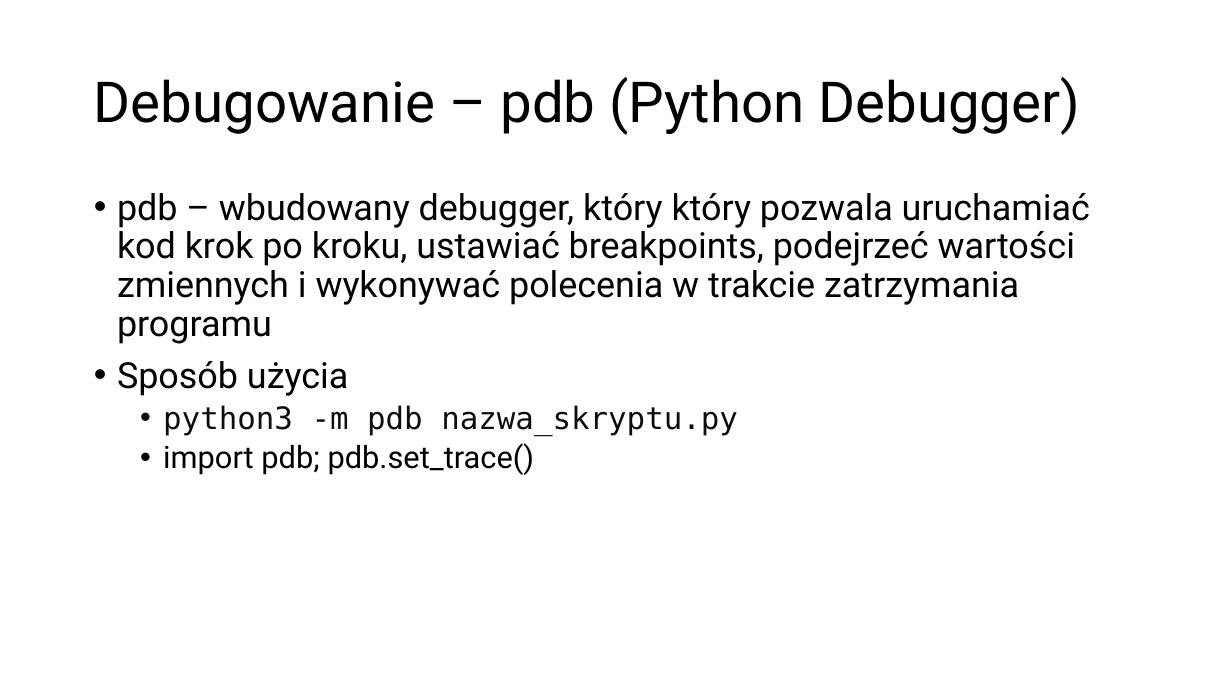
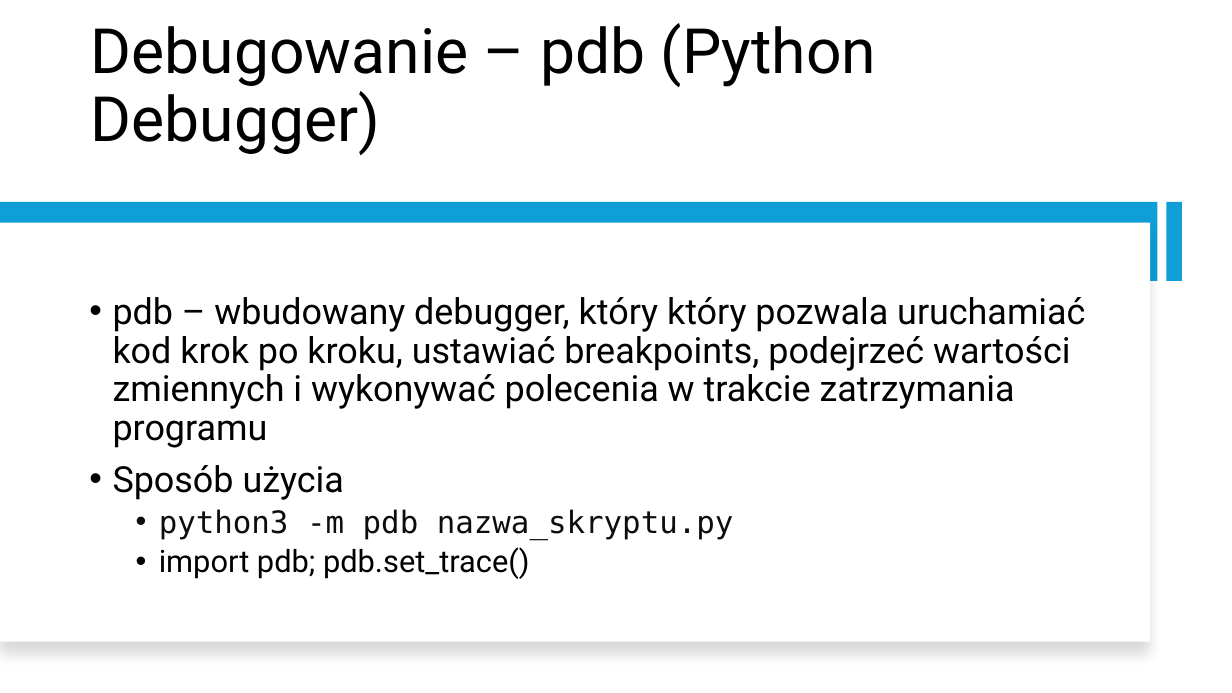
Before and after one commit to kirilol-ok/Python-jpwp, a slide deck: slide 13 of prezentacja.pptx (slide 12 before the commit). Drawn at 1232x693 pixels with LibreOffice and Linux fonts; fonts in the diff are those of the drawing. Boxes give left, top, right and bottom in pixels: in the first picture for what was removed or moved away, otherwise in the second. Text is boxed around its words. In the diff, an @@ line names an element or a change of style, - is before the commit and + after.

```diff
--- a/prezentacja.pptx
+++ b/prezentacja.pptx
@@ title "Debugowanie – pdb (Python Debugger)" at (91,23,876,155): size 44 to 48.6 pt; vertical alignment middle to bottom @@
@@ rectangle added at (0,202,1158,281), fill #0F9ED5 @@
@@ rectangle added at (1166,202,1182,281), fill #0F9ED5 @@
@@ rectangle added at (0,223,1151,642), fill #FFFFFF @@
@@ text "pdb – wbudowany debugger, który ...": place and size @@
-text "pdb – wbudowany debugger, który ..." at (117,193,1090,475)
+text "pdb – wbudowany debugger, który ..." at (113,297,1085,579)
@@ text "pdb – wbudowany debugger, który ..." at (113,297,1085,579): vertical alignment top to middle @@
```
Also in this commit, not shown: 7 other slides changed, 1 slide added, 1 slide removed.
